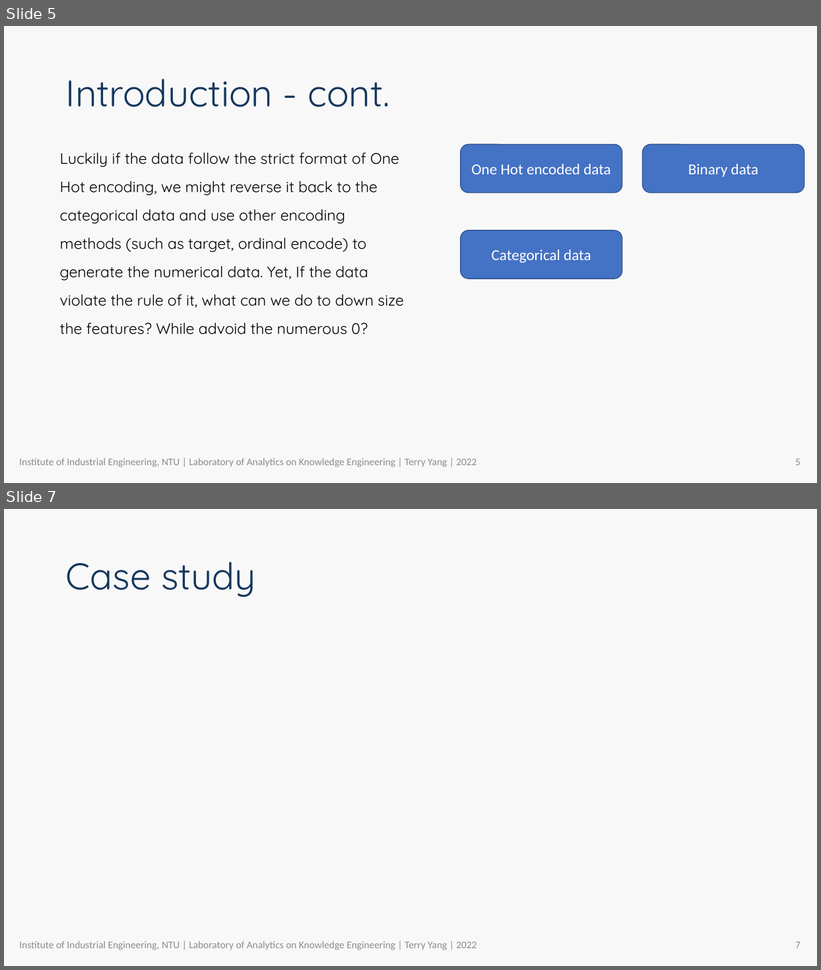
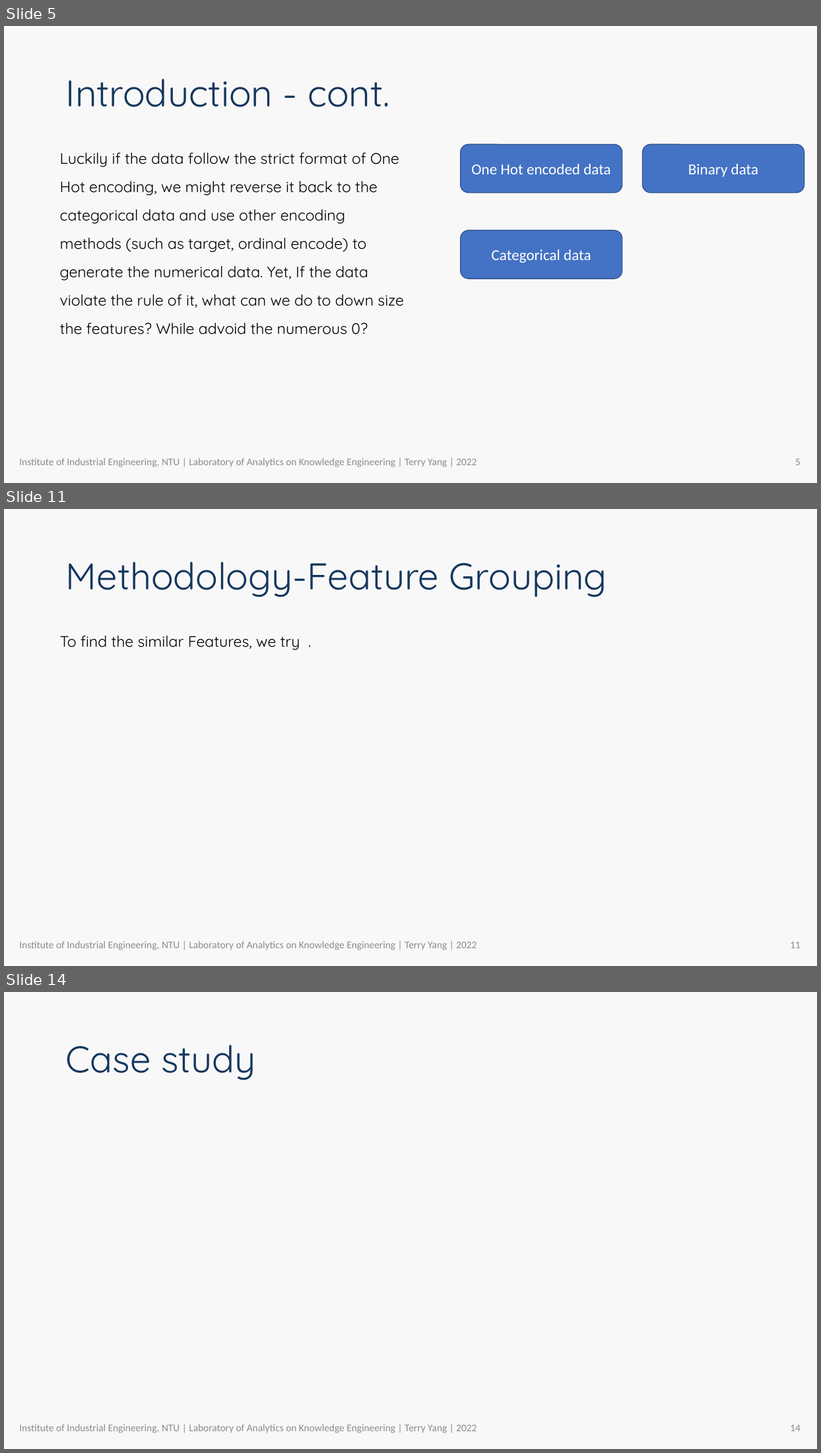
Before and after one commit to R64825/NTUIIE-Research, a slide deck: ppt/APIEMS TerryYang.pptx. Shown one above the other, each under a label of ours: slides 5 and 7 before the commit, slides 5, 11 and 14 after it; the slides between them are not shown. The pictures are 821x970 and 821x1453 pixels, drawn with LibreOffice and Linux fonts; fonts in the diff are those of the drawing; background and template pictures are left out. Boxes give left, top, right and bottom in pixels: in the first picture for what was removed or moved away, otherwise in the second. Text is boxed around its words. In the diff, an @@ line names an element or a change of style, - is before the commit and + after.

```diff
--- a/ppt/APIEMS TerryYang.pptx
+++ b/ppt/APIEMS TerryYang.pptx
@@ slide 11 added at (4, 509, 817, 966), background #F8F8F8; not listed: 1 template element that a slide beside it also shows @@
@@ title added at (66, 562, 607, 597), 44 pt, text #14365D @@
+Methodology-Feature Grouping
@@ text added at (60, 636, 300, 650), 18 pt, text #000000 @@
+To find the similar Features, we try .
@@ text added at (19, 941, 477, 951), 12 pt, text #8C8C8C @@
+Institute of Industrial Engineering, NTU | Laboratory of Analytics on Knowledge Engineering | Terry Yang | 2022
@@ what was slide 7 is now slide 14 @@
@@ page number at (790, 1425, 801, 1432): text changed @@
-7
+14
```
Also in this commit, not shown: 2 slides changed, 6 other slides added.
